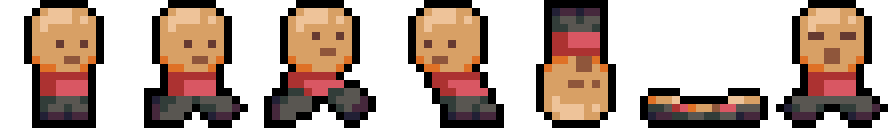
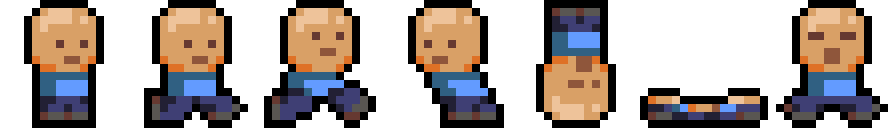
The second 896x128 image is a revision of the first. Changes to its layers:
showed "Char Blue" over [40, 8, 880, 120]
hid "Char Red" over [40, 8, 880, 120]
